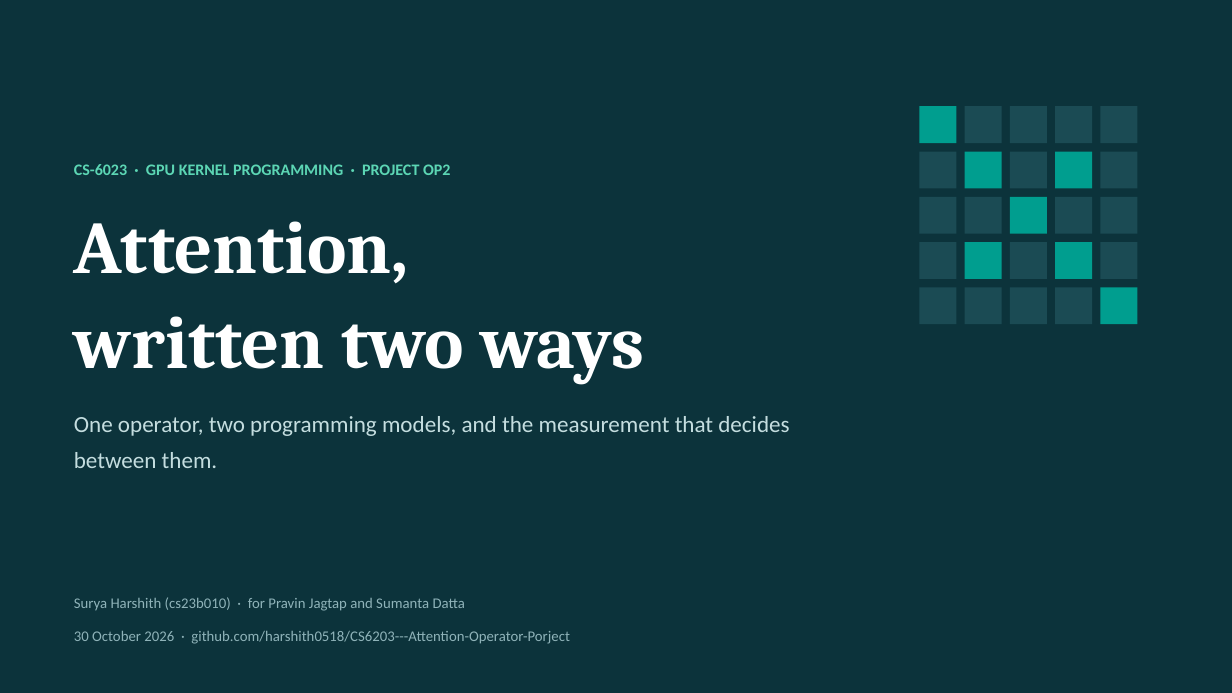
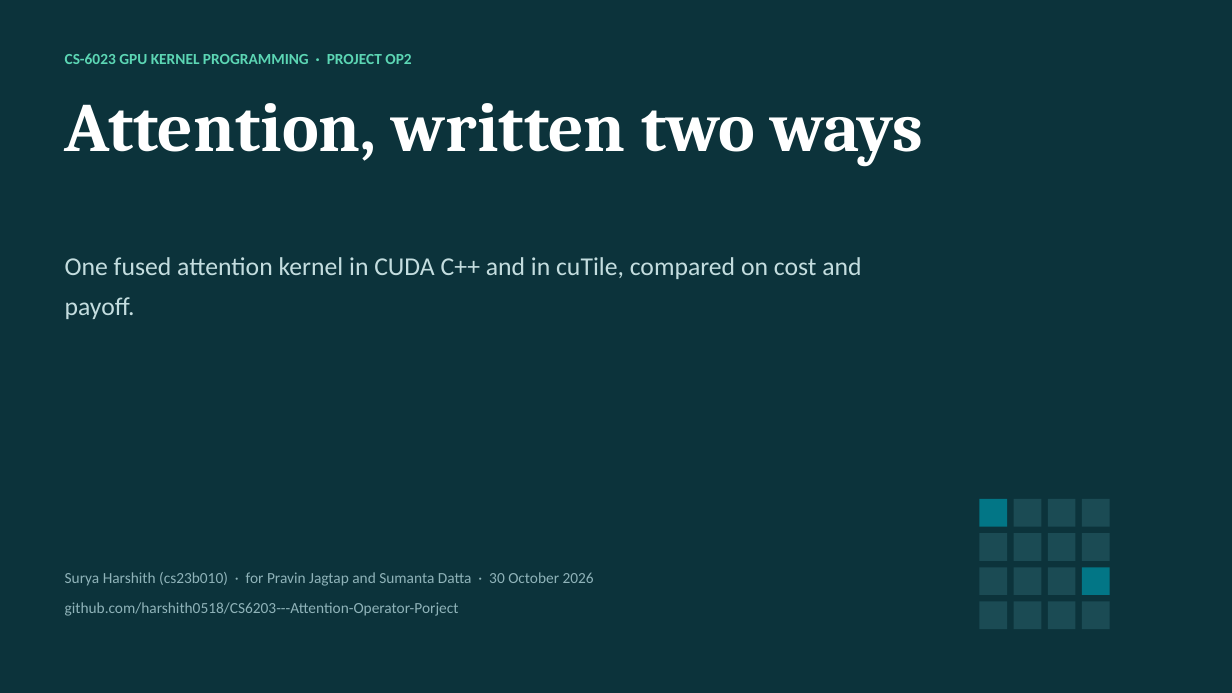
Before and after one commit to harshith0518/CS6203---Attention-Operator-Porject, a slide deck: slide 1 of docs/op2-attention-slides.pptx. Drawn at 1232x693 pixels with LibreOffice and Linux fonts; fonts in the diff are those of the drawing. Boxes give left, top, right and bottom in pixels: in the first picture for what was removed or moved away, otherwise in the second. Text is boxed around its words. In the diff, an @@ line names an element or a change of style, - is before the commit and + after.

```diff
--- a/docs/op2-attention-slides.pptx
+++ b/docs/op2-attention-slides.pptx
@@ text at (65, 53, 411, 64): text changed; size 12.5 to 12 pt @@
-CS-6023 · GPU KERNEL PROGRAMMING · PROJECT OP2
+CS-6023 GPU KERNEL PROGRAMMING · PROJECT OP2
@@ text at (65, 103, 924, 166): text changed; size 58 to 54 pt @@
-Attention,
-written two ways
+Attention, written two ways
@@ text added at (65, 257, 861, 319), 20 pt, text #C4DDDF @@
+One fused attention kernel in CUDA C++ and in cuTile, compared on cost and payoff.
@@ rectangle removed at (965, 242, 1002, 279) @@
@@ rectangle removed at (1010, 242, 1047, 279) @@
@@ rectangle removed at (1055, 242, 1092, 279) @@
@@ rectangle removed at (1101, 242, 1138, 279) @@
@@ rectangle removed at (920, 287, 957, 324) @@
@@ rectangle removed at (965, 287, 1002, 324) @@
@@ rectangle removed at (1010, 287, 1047, 324) @@
@@ rectangle removed at (1055, 287, 1092, 324) @@
@@ rectangle removed at (1101, 287, 1138, 324) @@
@@ text removed at (74, 416, 789, 468) @@
-One operator, two programming models, and the measurement that decides between them.
@@ rectangle: place and size @@
-rectangle at (920, 106, 957, 143)
+rectangle at (980, 499, 1007, 527)
@@ rectangle at (980, 499, 1007, 527): fill #009E8F to #027686 @@
@@ rectangle: place and size @@
-rectangle at (965, 106, 1002, 143)
+rectangle at (1014, 499, 1042, 527)
@@ rectangle: place and size @@
-rectangle at (1010, 106, 1047, 143)
+rectangle at (1048, 499, 1076, 527)
@@ rectangle: place and size @@
-rectangle at (1055, 106, 1092, 143)
+rectangle at (1082, 499, 1110, 527)
@@ rectangle: place and size @@
-rectangle at (1101, 106, 1138, 143)
+rectangle at (980, 533, 1007, 561)
@@ rectangle: place and size @@
-rectangle at (920, 152, 957, 189)
+rectangle at (1014, 533, 1042, 561)
@@ rectangle: place and size @@
-rectangle at (965, 152, 1002, 189)
+rectangle at (1048, 533, 1076, 561)
@@ rectangle: place and size @@
-rectangle at (1010, 152, 1047, 189)
+rectangle at (1082, 533, 1110, 561)
@@ fill #009E8F to #1B4B54 in 3 elements at (980, 602, 1007, 629), (1048, 533, 1076, 561), (980, 567, 1007, 595) @@
@@ rectangle: place and size @@
-rectangle at (1055, 152, 1092, 189)
+rectangle at (980, 567, 1007, 595)
@@ rectangle: place and size @@
-rectangle at (1101, 152, 1138, 189)
+rectangle at (1014, 567, 1042, 595)
@@ rectangle: place and size @@
-rectangle at (920, 197, 957, 234)
+rectangle at (1048, 567, 1076, 595)
@@ rectangle: place and size @@
-rectangle at (965, 197, 1002, 234)
+rectangle at (1082, 567, 1110, 595)
@@ rectangle at (1082, 567, 1110, 595): fill #1B4B54 to #027686 @@
@@ text at (65, 572, 594, 616): text changed; size 11.5 to 12 pt @@
-Surya Harshith (cs23b010) · for Pravin Jagtap and Sumanta Datta
-30 October 2026 · github.com/harshith0518/CS6203---Attention-Operator-Porject
+Surya Harshith (cs23b010) · for Pravin Jagtap and Sumanta Datta · 30 October 2026
+github.com/harshith0518/CS6203---Attention-Operator-Porject
@@ rectangle: place and size @@
-rectangle at (1010, 197, 1047, 234)
+rectangle at (980, 602, 1007, 629)
@@ rectangle: place and size @@
-rectangle at (1055, 197, 1092, 234)
+rectangle at (1014, 602, 1042, 629)
@@ rectangle: place and size @@
-rectangle at (1101, 197, 1138, 234)
+rectangle at (1048, 602, 1076, 629)
@@ rectangle: place and size @@
-rectangle at (920, 242, 957, 279)
+rectangle at (1082, 602, 1110, 629)
```
Also in this commit, not shown: 1 other slide changed, 5 slides added, 5 slides removed, 1 other file.
